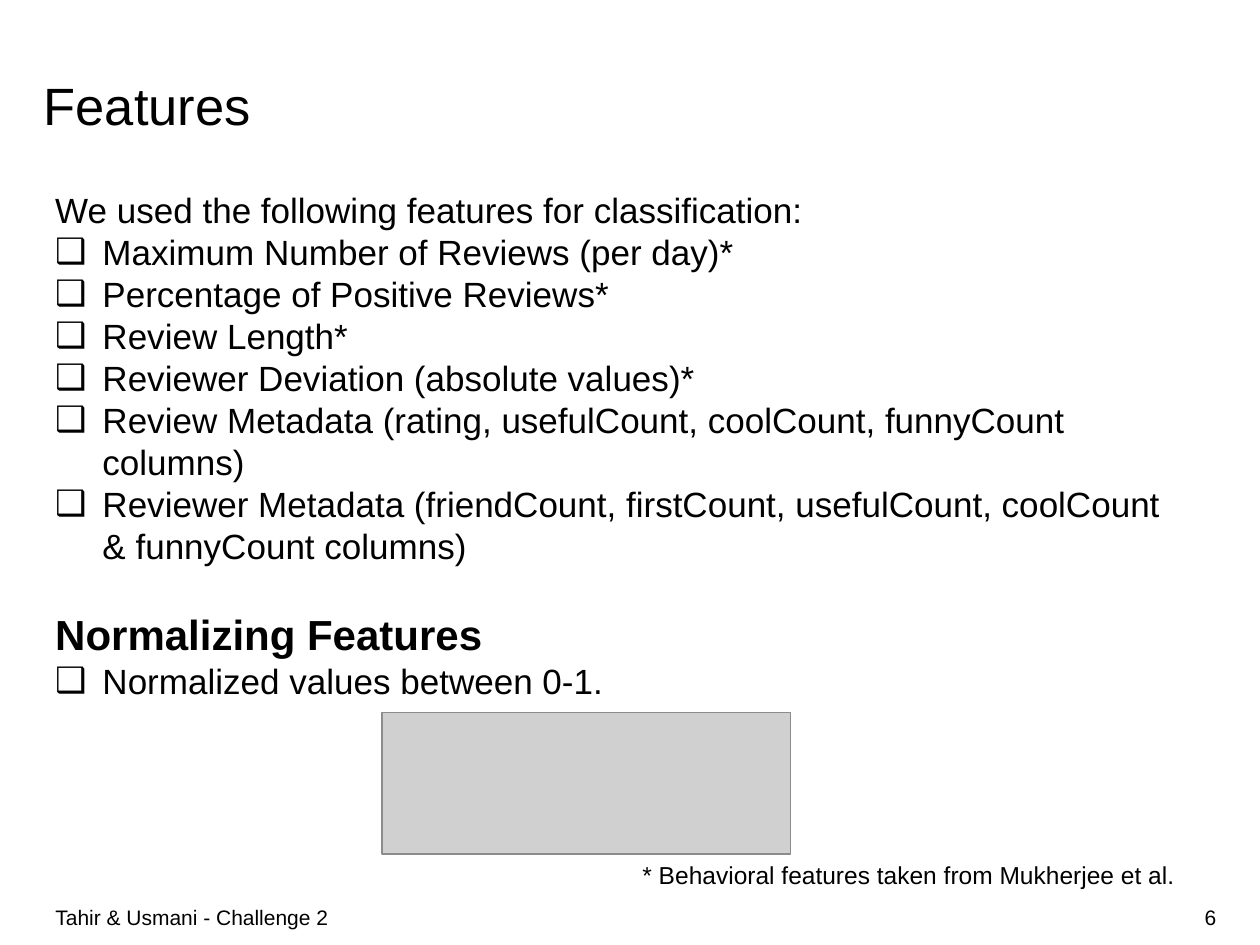
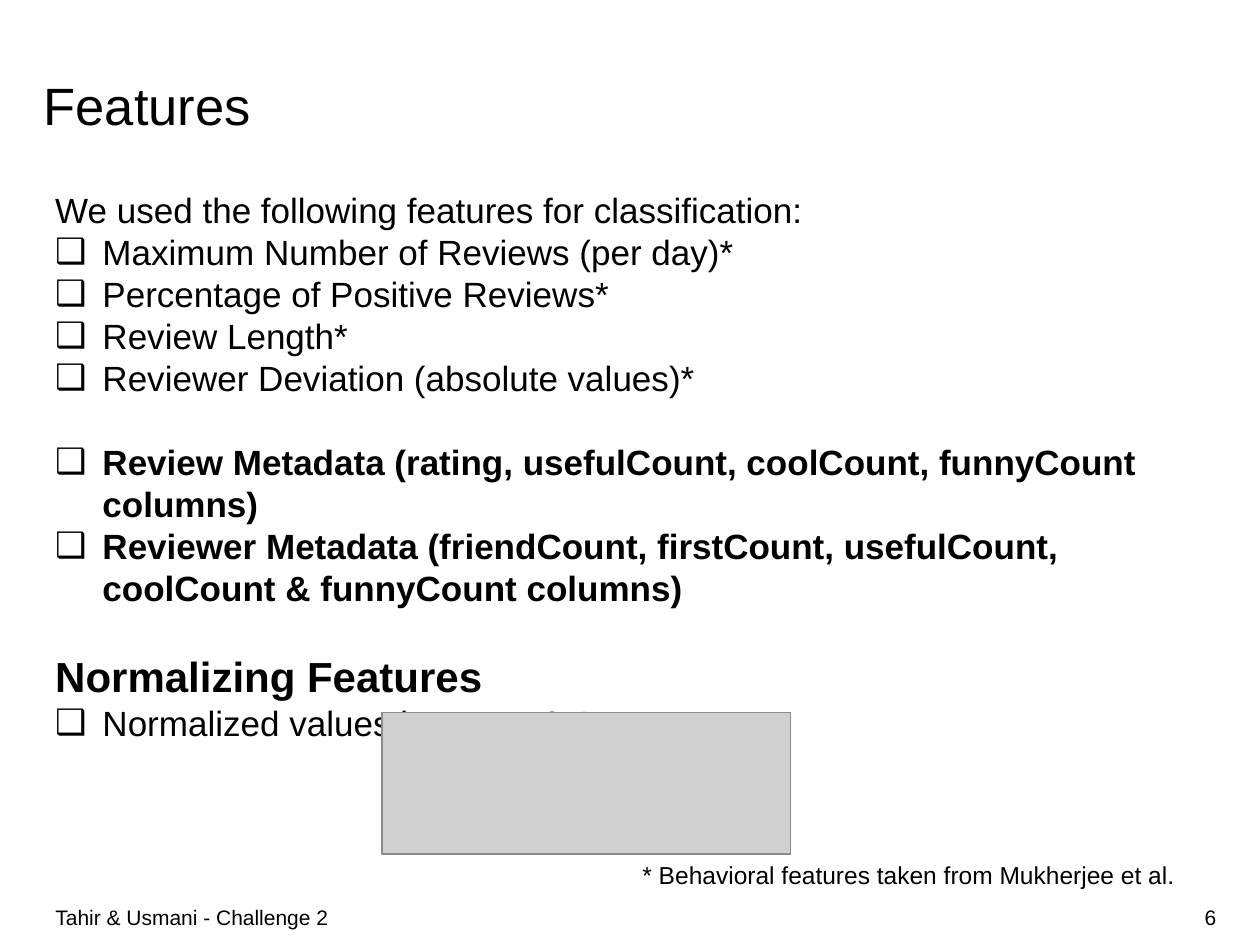
Before and after one commit to htahir1/Anomaly-Detection-Praktikum, a slide deck: slide 6 of Challenge 2/Presentation/Anomaly Detection Practical – Challenge II.pptx. Drawn at 1260x945 pixels with LibreOffice and Linux fonts; fonts in the diff are those of the drawing; grey boxes stand for pictures; background and template pictures are left out. Boxes give left, top, right and bottom in pixels: in the first picture for what was removed or moved away, otherwise in the second. Text is boxed around its words. In the diff, an @@ line names an element or a change of style, - is before the commit and + after.

Commit message:
Fixed presentation

```diff
--- a/Challenge 2/Presentation/Anomaly Detection Practical – Challenge II.pptx
+++ b/Challenge 2/Presentation/Anomaly Detection Practical – Challenge II.pptx
@@ text at (102,449,1135,608): bold on in "Review Metadata (rating, usefulCount, coolCount, funnyCount  ...", "Reviewer Metadata (friendCount, firstCount, usefulCount, coo ..." @@
```
